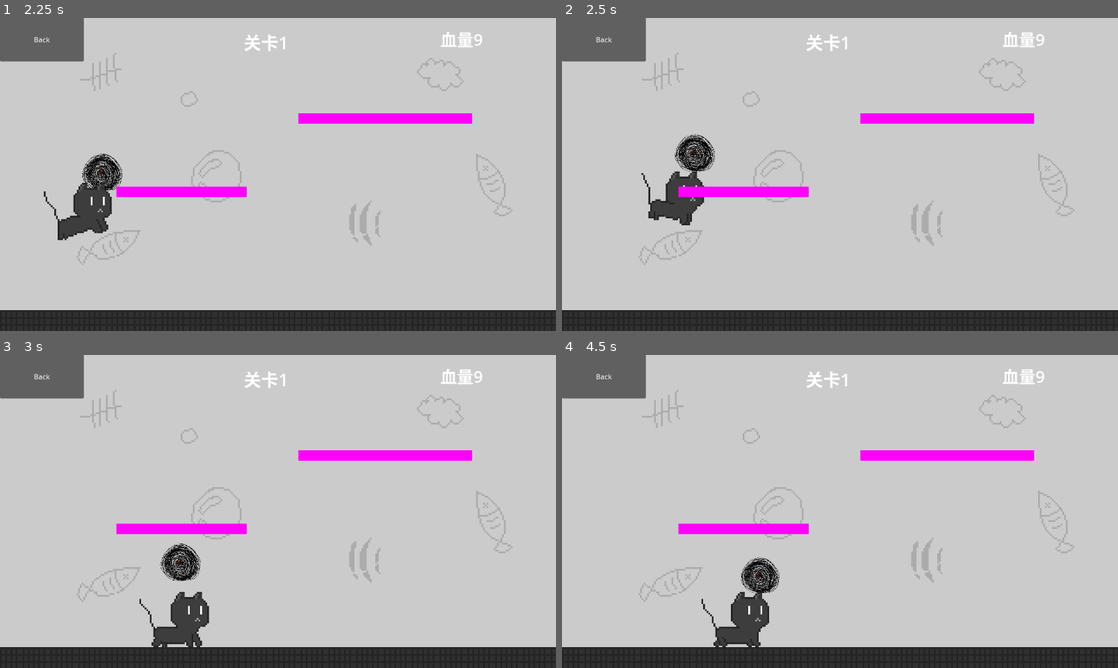
Above: before the commit, frames 1-4 (two rows, left to right).
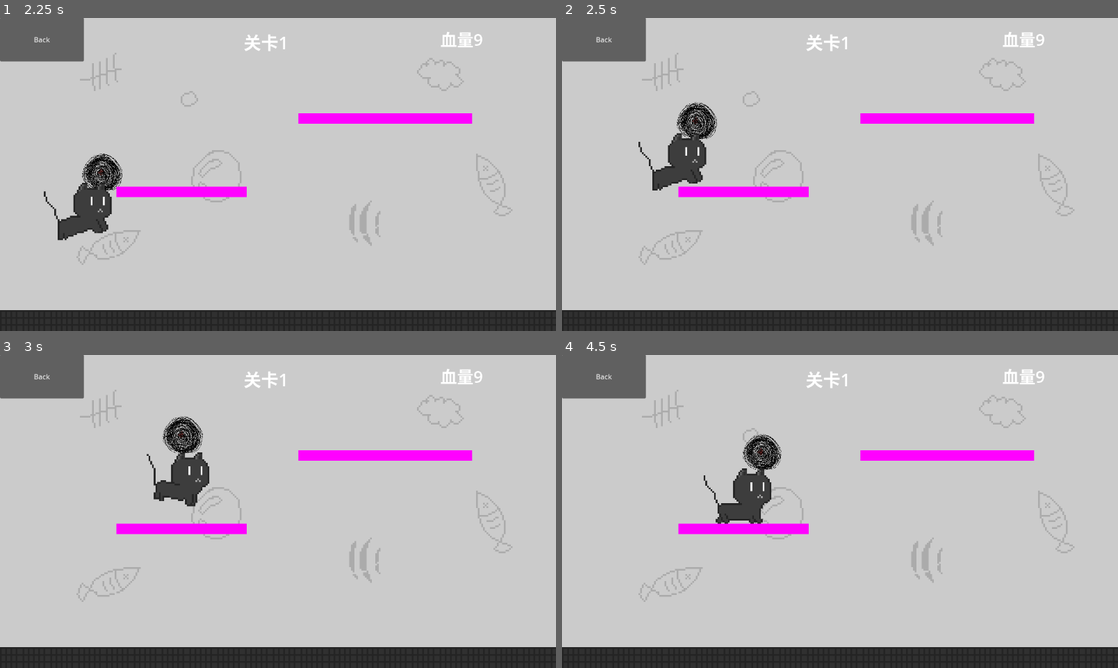
Above: after the commit, the same moments.

Repository: lzcm729/cat-and-string-ball
Game: Godot game, scene res://GUI/start_menu.tscn
Two runs of this game, one before a commit and one after it. Both use one fixed random seed, a clock stepped at 60 frames per second and the inputs below.
Inputs:
- Up to frame 1 (2.25 s): click "Play" at 0.5 s; click "关卡1" at 1.25 s; tap Enter (ui_accept) at 2 s; hold Right (ui_right) from 2.03 s (still down); tap T at 2.1 s
- Up to frame 2 (2.5 s): keep holding Right (ui_right); tap Enter (ui_accept) at 2.27 s
- Up to frame 3 (3 s): keep holding Right (ui_right); tap G at 2.85 s
- Up to frame 4 (4.5 s): tap Enter (ui_accept) at 3.02 s; release Right (ui_right) at 3.53 s; hold Left (ui_left) 3.53-4.28 s; tap Q at 3.6 s; hold Right (ui_right) from 4.28 s (still down); tap T at 4.35 s

Frame 1 is identical in both runs. In frame 2, 2.5% of the frame differs, in the area x 13-28%, y 26-67%; in frame 3, 3.6%, in the area x 25-38%, y 19-94%; in frame 4, 3.5%.
Error in both runs: Attempt to call function 'get_overlapping_bodies' in base 'null instance' on a null instance. (res://cat/cat.gd:89)

Commit message:
猫跳跃可以穿过平台

Diff:
--- a/cat/cat.tscn
+++ b/cat/cat.tscn
@@ -123,6 +123,18 @@
 "update": 1,
 "values": [39]
 }
+tracks/1/type = "value"
+tracks/1/imported = false
+tracks/1/enabled = true
+tracks/1/path = NodePath("CollisionShape2D:disabled")
+tracks/1/interp = 1
+tracks/1/loop_wrap = true
+tracks/1/keys = {
+"times": PackedFloat32Array(0),
+"transitions": PackedFloat32Array(1),
+"update": 1,
+"values": [false]
+}
 
 [sub_resource type="Animation" id="Animation_tcosr"]
 resource_name = "FallRight"
@@ -139,6 +151,18 @@
 "transitions": PackedFloat32Array(1),
 "update": 1,
 "values": [19]
+}
+tracks/1/type = "value"
+tracks/1/imported = false
+tracks/1/enabled = true
+tracks/1/path = NodePath("CollisionShape2D:disabled")
+tracks/1/interp = 1
+tracks/1/loop_wrap = true
+tracks/1/keys = {
+"times": PackedFloat32Array(0),
+"transitions": PackedFloat32Array(1),
+"update": 1,
+"values": [false]
 }
 
 [sub_resource type="Animation" id="Animation_xka4b"]
@@ -262,6 +286,18 @@
 "update": 1,
 "values": [37]
 }
+tracks/1/type = "value"
+tracks/1/imported = false
+tracks/1/enabled = true
+tracks/1/path = NodePath("CollisionShape2D:disabled")
+tracks/1/interp = 1
+tracks/1/loop_wrap = true
+tracks/1/keys = {
+"times": PackedFloat32Array(0),
+"transitions": PackedFloat32Array(1),
+"update": 1,
+"values": [true]
+}
 
 [sub_resource type="Animation" id="Animation_h2f5l"]
 resource_name = "JumpRight"
@@ -278,6 +314,18 @@
 "update": 1,
 "values": [17]
 }
+tracks/1/type = "value"
+tracks/1/imported = false
+tracks/1/enabled = true
+tracks/1/path = NodePath("CollisionShape2D:disabled")
+tracks/1/interp = 1
+tracks/1/loop_wrap = true
+tracks/1/keys = {
+"times": PackedFloat32Array(0),
+"transitions": PackedFloat32Array(1),
+"update": 1,
+"values": [true]
+}
 
 [sub_resource type="Animation" id="Animation_wr3en"]
 length = 0.001
@@ -292,6 +340,18 @@
 "transitions": PackedFloat32Array(1),
 "update": 1,
 "values": [7]
+}
+tracks/1/type = "value"
+tracks/1/imported = false
+tracks/1/enabled = true
+tracks/1/path = NodePath("CollisionShape2D:disabled")
+tracks/1/interp = 1
+tracks/1/loop_wrap = true
+tracks/1/keys = {
+"times": PackedFloat32Array(0),
+"transitions": PackedFloat32Array(1),
+"update": 1,
+"values": [true]
 }
 
 [sub_resource type="Animation" id="Animation_krk20"]
@@ -370,6 +430,7 @@
 position = Vector2(8, 43)
 rotation = 1.5708
 shape = SubResource("CapsuleShape2D_kf1xv")
+disabled = true
 
 [node name="Marker2D" type="Marker2D" parent="."]
 
@@ -383,7 +444,6 @@
 position = Vector2(0, -42)
 rotation = 1.5708
 shape = SubResource("CapsuleShape2D_nlfbr")
-disabled = true
 debug_color = Color(0.918074, 0.213702, 0.480587, 0.42)
 
 [connection signal="body_entered" from="Marker2D/PatArea" to="." method="_on_pat_area_body_entered"]
